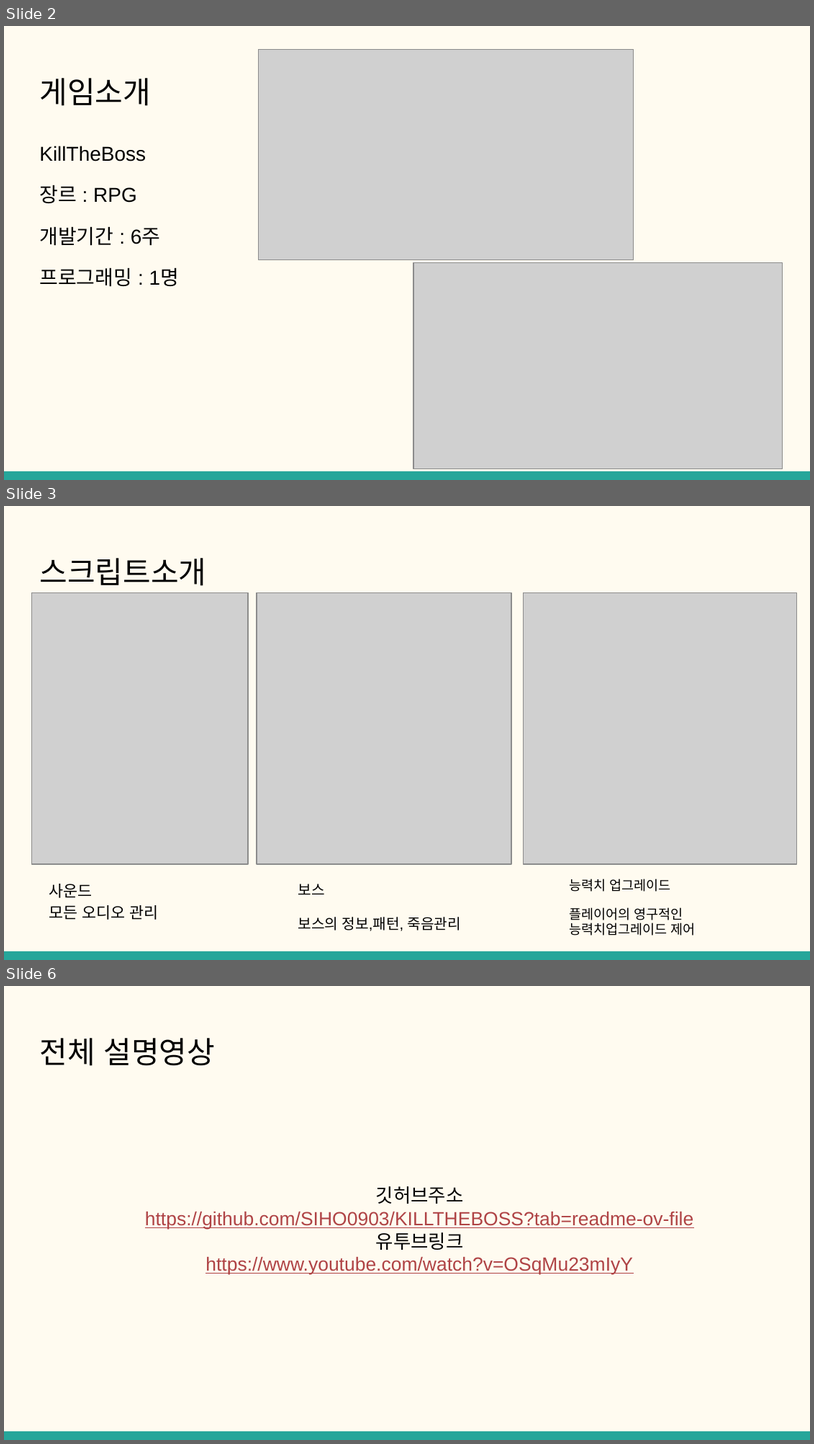
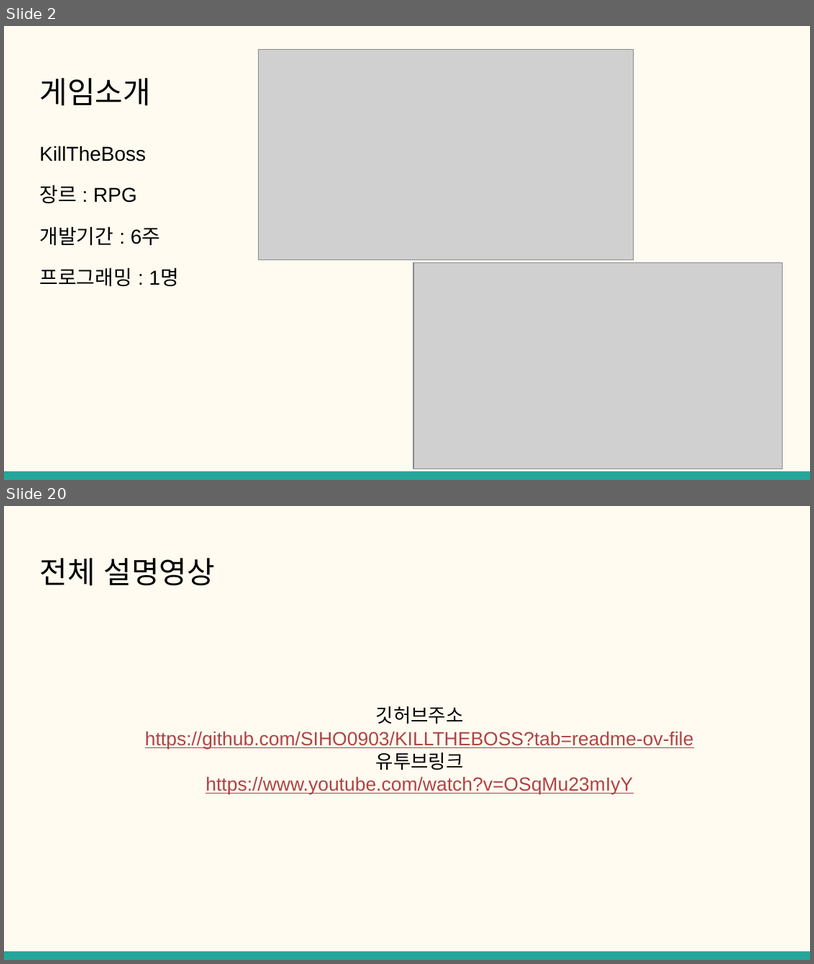
Before and after one commit to SIHO0903/KILLTHEBOSS, a slide deck: 클라이언트 개발자 포트폴리오.pptx. Shown one above the other, each under a label of ours: slides 2, 3 and 6 before the commit, slides 2 and 20 after it; the slides between them are not shown. The pictures are 814x1444 and 814x964 pixels, drawn with LibreOffice and Linux fonts; fonts in the diff are those of the drawing; grey boxes stand for pictures. Boxes give left, top, right and bottom in pixels: in the first picture for what was removed or moved away, otherwise in the second. Text is boxed around its words. In the diff, an @@ line names an element or a change of style, - is before the commit and + after.

```diff
--- a/클라이언트 개발자 포트폴리오.pptx
+++ b/클라이언트 개발자 포트폴리오.pptx
@@ slide 3 removed at [4, 506, 810, 960], background #FFFBF0; not listed: 1 template element that a slide beside it also shows @@
@@ title removed at [39, 558, 206, 586] @@
-스크립트소개
@@ picture removed at [31, 592, 248, 863] @@
@@ picture removed at [257, 592, 511, 863] @@
@@ picture removed at [523, 592, 797, 863] @@
@@ text removed at [49, 883, 159, 919] @@
-사운드
-모든 오디오 관리
@@ text removed at [298, 883, 461, 931] @@
-보스
-보스의 정보,패턴, 죽음관리
@@ text removed at [569, 878, 695, 935] @@
-능력치 업그레이드
-플레이어의 영구적인 능력치업그레이드 제어
@@ what was slide 6 is now slide 20 @@
```
Also in this commit, not shown: 1 slide changed, 17 slides added, 2 other slides removed, 22 other files.
